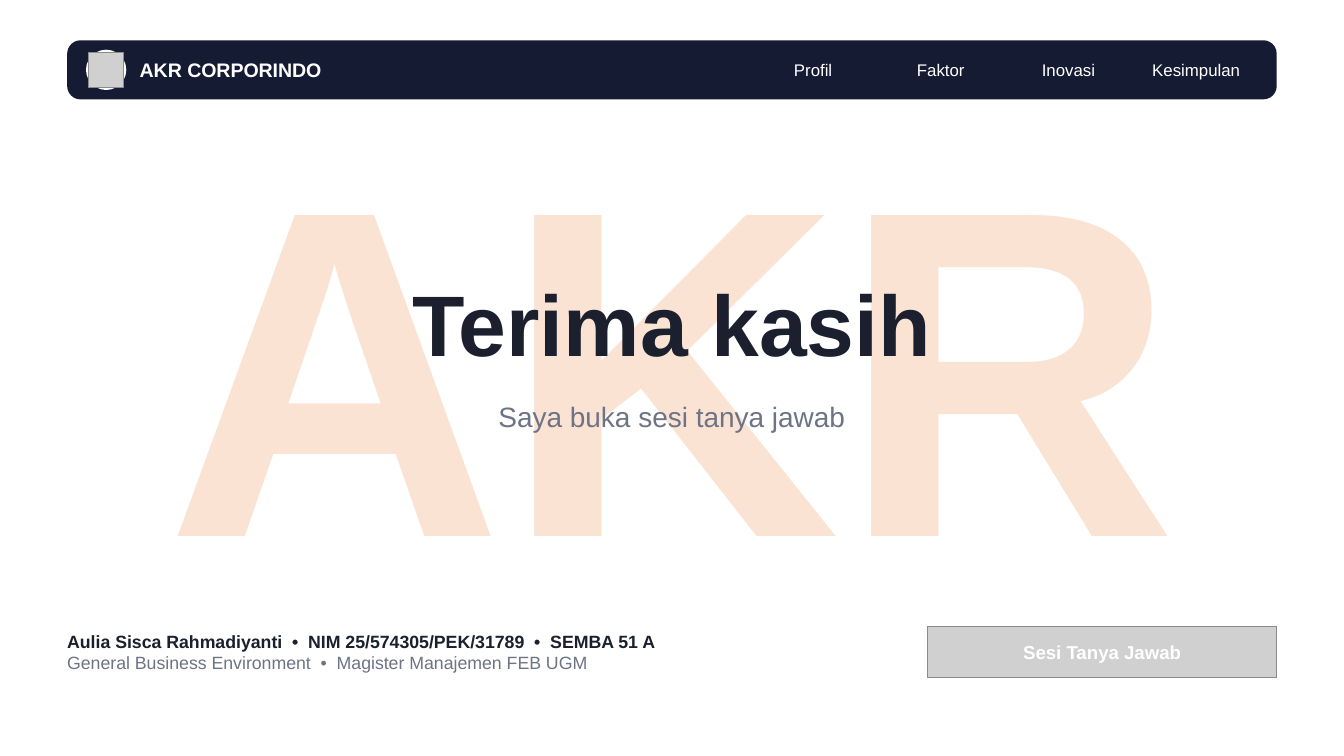
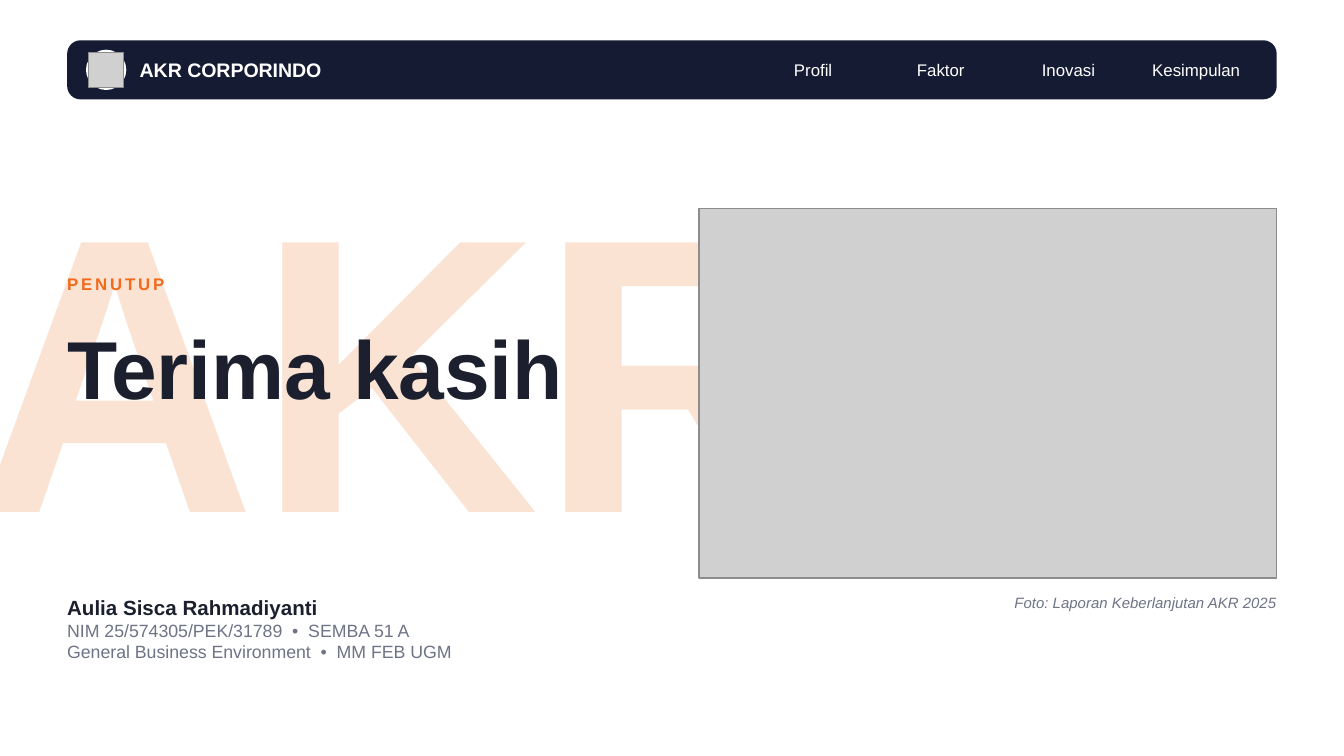
Before and after one commit to aslihabnuri/Dom-Manipulation, a slide deck: slide 10 of output-paper-GBE/Presentasi GBE - Aulia Sisca Rahmadiyanti - SEMBA 51A - PT AKR Corporindo Tbk.pptx. Drawn at 1344x756 pixels with LibreOffice and Linux fonts; fonts in the diff are those of the drawing; grey boxes stand for pictures; background and template pictures are left out. Boxes give left, top, right and bottom in pixels: in the first picture for what was removed or moved away, otherwise in the second. Text is boxed around its words. In the diff, an @@ line names an element or a change of style, - is before the commit and + after.

```diff
--- a/output-paper-GBE/Presentasi GBE - Aulia Sisca Rahmadiyanti - SEMBA 51A - PT AKR Corporindo Tbk.pptx
+++ b/output-paper-GBE/Presentasi GBE - Aulia Sisca Rahmadiyanti - SEMBA 51A - PT AKR Corporindo Tbk.pptx
@@ text "AKR": place and size @@
-text "AKR" at [167, 215, 1178, 536]
+text "AKR" at [0, 208, 822, 579]
@@ text "AKR" at [0, 208, 822, 579]: size 250 to 210 pt; alignment centre to left @@
@@ picture added at [699, 208, 1277, 578] @@
@@ text added at [67, 276, 164, 294], 9 pt, text #F26A1B, bold @@
+PENUTUP
@@ text "Terima kasih": place and size @@
-text "Terima kasih" at [413, 288, 931, 372]
+text "Terima kasih" at [67, 334, 563, 414]
@@ text "Terima kasih" at [67, 334, 563, 414]: size 46 to 44 pt; alignment centre to left @@
@@ text removed at [498, 405, 845, 432] @@
-Saya buka sesi tanya jawab
@@ text at [1014, 597, 1276, 611]: text changed; size 10 to 8 pt; text colour #FFFFFF to #6E7385; bold off; italic on @@
-Sesi Tanya Jawab
+Foto: Laporan Keberlanjutan AKR 2025
@@ text at [67, 600, 451, 658]: text changed; text colour #1B1F2E to #6E7385; bold off @@
-Aulia Sisca Rahmadiyanti • NIM 25/574305/PEK/31789 • SEMBA 51 A
-General Business Environment • Magister Manajemen FEB UGM
+Aulia Sisca Rahmadiyanti
+NIM 25/574305/PEK/31789 • SEMBA 51 A
+General Business Environment • MM FEB UGM
@@ picture removed at [927, 626, 1277, 677] @@
```
Also in this commit, not shown: 3 other slides changed.
